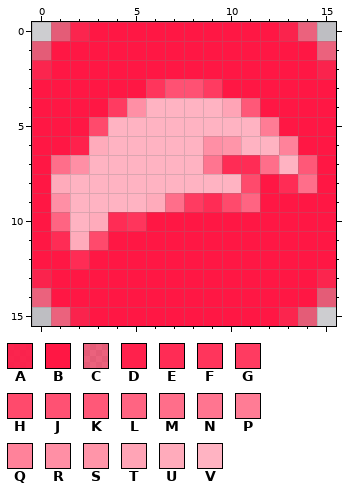
Edited in one commit: pixel-art sprite (web-extension/media/icon16.png). The first picture shows the starting point.
The file is 16x16 pixels. Pixels under 10% opacity are left out. Colours within 5 levels of each other are drawn and written as one.
Palette (. is transparent): A #ff1744ec  B #ff1744  C #ff184497  D #ff214c  E #ff2c55  F #ff355c  G #ff3b61  H #ff4a6c  J #ff5173  K #ff5878  L #ff6482  M #ff6e8a  N #ff7590  P #ff7c95  Q #ff829a  R #ff8fa5  S #ff95a9  T #ffa4b6  U #ffabbb  V #ffb3c2
Pixels before, first column x 0:
 0 .CABBBBBBBBBBAC.
 1 CBBBBBBBBBBBBBBC
 2 ABBBBBBBBBBBBBBA
 3 BBBBBBFJJGBBBBBB
 4 BBBBGRVVVVTKBBBB
 5 BBBHVVVVVVVVPBBB
 6 BBDUVVVVVRSVVQBB
 7 BMRVVVVVVNEEMVKB
 8 BUVVVVVVVVVHBEMB
 9 BRVVVVUMGEHLBBBB
10 BLVUEFBBBBBBBBBB
11 BEUHBBBBBBBBBBBB
12 BBEBBBBBBBBBBBBB
13 ABBBBBBBBBBBBBBA
14 CBBBBBBBBBBBBBBC
15 .CABBBBBBBBBBAC.
And afterwards:
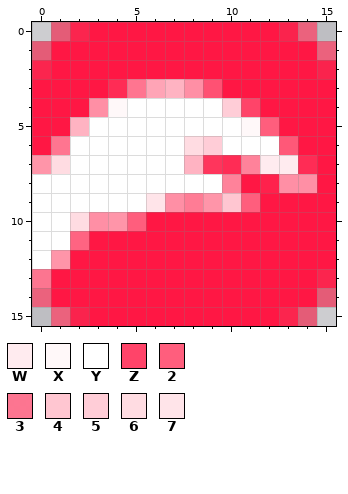
Colours new in this view: W #ffebef  X #fff8f9  Y #ffffff  Z #ff4469  2 #ff5e7d  3 #ff718ef3  4 #ffc6d1  5 #ffcdd7  6 #ffdce2  7 #ffe4e9
From old to new:
Colour F gives way to colour 2 in row 10 at x 5.
Colour L gives way to colour 2 in row 9 at x 11.
Colour P gives way to colour 2 in row 5 at x 12.
Colour A gives way to colour 3 in row 13 at x 0.
Colour H gives way to colour 4 in row 9 at x 10.
Colour R gives way to colour 5 in row 6 at x 9.
Colour T gives way to colour 5 in row 4 at x 10.
Colour M gives way to colour 6 in row 7 at x 1.
Colour V gives way to colour 6 in row 6 at x 8; in row 10 at x 2.
Colour U gives way to colour 7 in row 9 at x 6.
Colour E gives way to colour B in row 12 at x 2.
Colour H gives way to colour B in row 8 at x 11; in row 11 at x 3.
Colour B gives way to colour D in row 8 at x 12.
Colour B gives way to colour E in row 3 at x 4.
Colour K gives way to colour E in row 7 at x 14.
Colour N gives way to colour F in row 7 at x 9.
Colour G gives way to colour J in row 3 at x 9.
Colour Q gives way to colour K in row 6 at x 13.
Colour U gives way to colour L in row 11 at x 2.
Colour B gives way to colour N in row 3 at x 5; in row 6 at x 1.
Colour G gives way to colour P in row 9 at x 8.
Colour E gives way to colour Q in row 7 at x 11.
Colour V gives way to colour Q in row 8 at x 10.
Colour B gives way to colour R in row 4 at x 3.
Colour E gives way to colour R in row 8 at x 13.
Colour J gives way to colour R in row 3 at x 8.
Colour M gives way to colour R in row 8 at x 14; in row 9 at x 7.
Colour U gives way to colour R in row 10 at x 3.
Colour B gives way to colour S in row 7 at x 0; in row 12 at x 1.
Colour E gives way to colour S in row 9 at x 9; in row 10 at x 4.
Colour F gives way to colour T in row 3 at x 6.
Colour B gives way to colour V in row 5 at x 2.
Colour J gives way to colour V in row 3 at x 7.
Colour M gives way to colour W in row 7 at x 12.
Colour V gives way to colour W in row 7 at x 13.
Colour G gives way to colour X in row 4 at x 4.
Colour V gives way to colour X in row 5 at x 11.
Colour B gives way to colour Y in rows 8 to 12 at x 0.
Colour D gives way to colour Y in row 6 at x 2.
Colour E gives way to colour Y in row 11 at x 1.
Colour H gives way to colour Y in row 5 at x 3.
Colour L gives way to colour Y in row 10 at x 1.
Colour R gives way to colour Y in row 4 at x 5; in row 7 at x 2; in row 9 at x 1.
Colour S gives way to colour Y in row 6 at x 10.
Colour U gives way to colour Y in row 6 at x 3; in row 8 at x 1.
Colour V gives way to colour Y in row 4 at x 6 to 9; in row 5 at x 4 to 10; in row 6 at x 4 to 7 and 11 to 12; in row 7 at x 3 to 7; in row 8 at x 2 to 9; in row 9 at x 2 to 5.
Colour K gives way to colour Z in row 4 at x 11.
